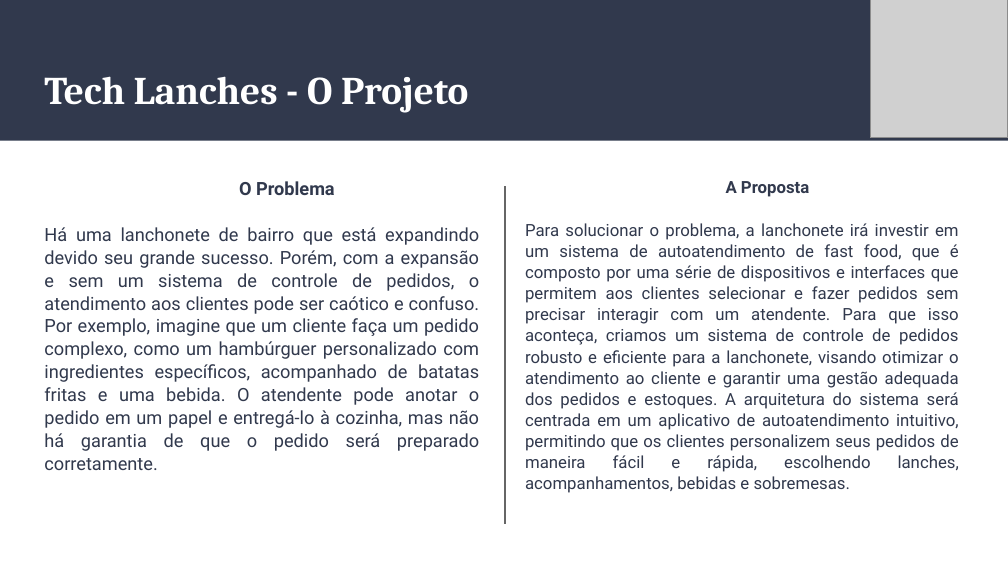
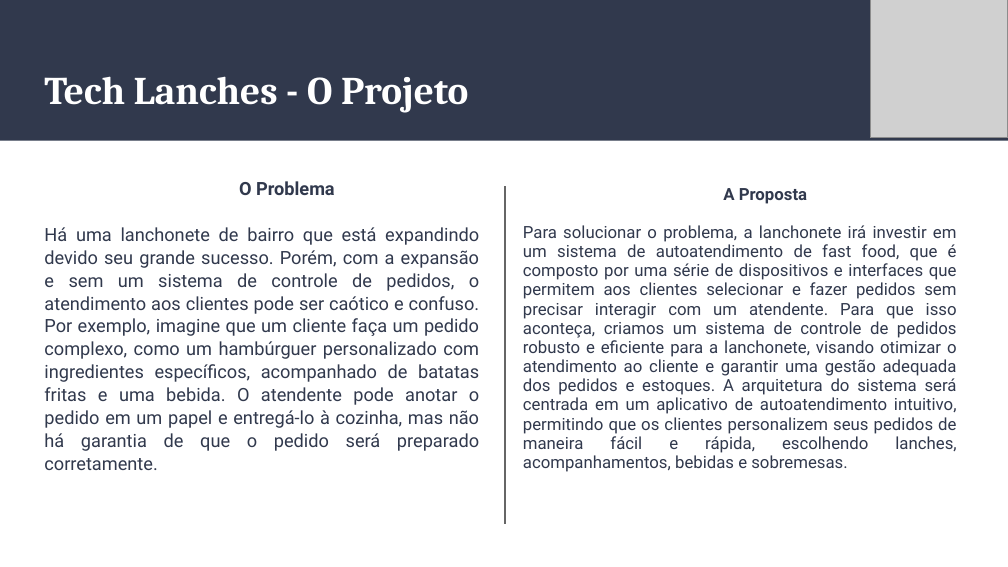
Before and after one commit to g12-4soat/techlanches-api, a slide deck: slide 3 of docs/Tech Lanches - Fase 3.pptx (slide 2 before the commit). Drawn at 1008x567 pixels with LibreOffice and Linux fonts; fonts in the diff are those of the drawing; grey boxes stand for pictures. Boxes give left, top, right and bottom in pixels: in the first picture for what was removed or moved away, otherwise in the second. Text is boxed around its words. In the diff, an @@ line names an element or a change of style, - is before the commit and + after.

```diff
--- a/docs/Tech Lanches - Fase 3.pptx
+++ b/docs/Tech Lanches - Fase 3.pptx
@@ text "A Proposta": place and size @@
-text "A Proposta" at (525,181,959,493)
+text "A Proposta" at (523,188,957,472)
@@ text "A Proposta" at (523,188,957,472): line spacing 1.05 to 0.95 @@
```
Also in this commit, not shown: 1 other slide changed, 4 slides added.
